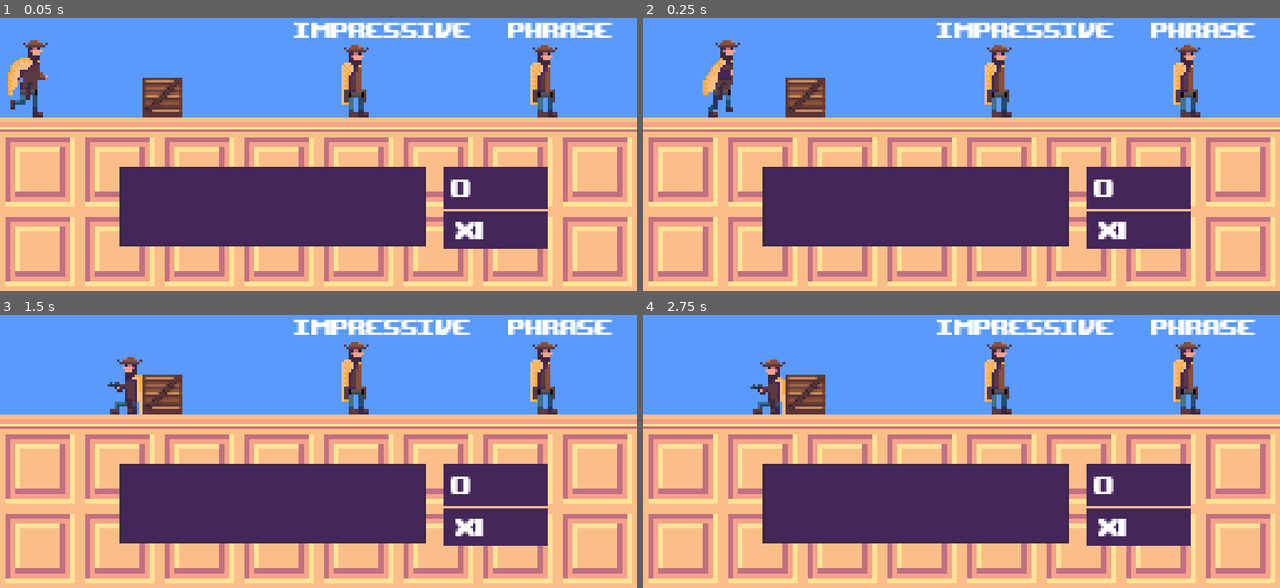
Above: before the commit, frames 1-4 (two rows, left to right).
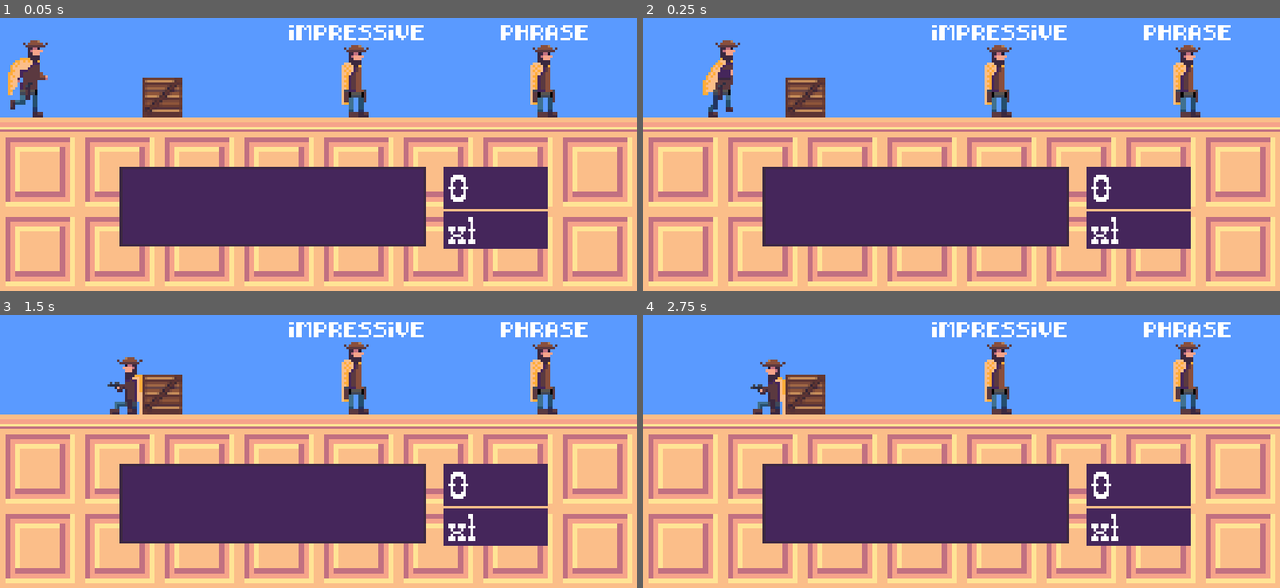
Above: after the commit, the same moments.

Repository: Paulb23/ludum_dare_41
Game: Godot game, scene res://endless_mode.tscn
Two runs of this game, one before a commit and one after it. Both use one fixed random seed, a clock stepped at 60 frames per second and the inputs below.
Inputs:
- Up to frame 1 (0.05 s): no input
- Up to frame 2 (0.25 s): no input
- Up to frame 3 (1.5 s): tap Enter at 0.5 s
- Up to frame 4 (2.75 s): no input

The runs differ from the first frame. In frame 1, 2.5% of the frame differs, in the area x 45-97%, y 1-83%; in frame 2, 2.5%; in frame 3, 2.5%; in frame 4, 2.5%.

Commit message:
better font

Diff:
--- a/ludum_dare_41/characters/cowboys/cowboy.tscn
+++ b/ludum_dare_41/characters/cowboys/cowboy.tscn
@@ -2,12 +2,12 @@
 
 [ext_resource path="res://characters/cowboys/cowboy.gd" type="Script" id=1]
 [ext_resource path="res://characters/player/player.png" type="Texture" id=2]
-[ext_resource path="res://fonts/upheavtt.ttf" type="DynamicFontData" id=3]
+[ext_resource path="res://fonts/8-bit pusab.ttf" type="DynamicFontData" id=3]
 
 [sub_resource type="DynamicFont" id=1]
 
-size = 12
-use_mipmaps = true
+size = 6
+use_mipmaps = false
 use_filter = false
 font_data = ExtResource( 3 )
 _sections_unfolded = [ "Extra Spacing", "Font", "Settings" ]
@@ -36,10 +36,10 @@
 anchor_top = 0.0
 anchor_right = 0.0
 anchor_bottom = 0.0
-margin_left = -25.0
-margin_top = -25.0
-margin_right = 38.0
-margin_bottom = -14.0
+margin_left = -43.0
+margin_top = -23.0
+margin_right = 44.0
+margin_bottom = 45.0
 rect_pivot_offset = Vector2( 0, 0 )
 rect_clip_content = false
 mouse_filter = 2
@@ -47,9 +47,9 @@
 size_flags_horizontal = 1
 size_flags_vertical = 4
 custom_fonts/font = SubResource( 1 )
-text = "Occurance"
+text = "QOD"
 align = 1
 percent_visible = 1.0
 lines_skipped = 0
 max_lines_visible = -1
-_sections_unfolded = [ "custom_fonts" ]
+_sections_unfolded = [ "Anchor", "custom_colors", "custom_fonts" ]
--- a/ludum_dare_41/typer/typer.gd
+++ b/ludum_dare_41/typer/typer.gd
@@ -41,9 +41,9 @@
 
 		word.clear()
 		word.push_color(completed_color)
-		word.add_text(current_word.substr(0, current_char))
+		word.add_text(current_word.substr(0, current_char).to_upper())
 		word.push_color(defualt_color)
-		word.add_text(current_word.substr(current_char, current_word_size))
+		word.add_text(current_word.substr(current_char, current_word_size).to_upper())
 	elif (key_pressed != null):
 		$typing_incorrect.play()
 		emit_signal("invalid_key")
@@ -64,7 +64,7 @@
 	else:
 		current_word_size = new_word.length()
 		word.push_color(defualt_color)
-		word.add_text(new_word)
+		word.add_text(new_word.to_upper())
 
 func set_points(points):
 	$points_text.text = String(points)
--- a/ludum_dare_41/typer/typer.tscn
+++ b/ludum_dare_41/typer/typer.tscn
@@ -2,21 +2,21 @@
 
 [ext_resource path="res://typer/typer.gd" type="Script" id=1]
 [ext_resource path="res://ui/type_back.png" type="Texture" id=2]
-[ext_resource path="res://fonts/upheavtt.ttf" type="DynamicFontData" id=3]
+[ext_resource path="res://fonts/Pixel Cowboy.otf" type="DynamicFontData" id=3]
 [ext_resource path="res://sfx/type.wav" type="AudioStream" id=4]
 [ext_resource path="res://sfx/type_incorrect.wav" type="AudioStream" id=5]
 
-[sub_resource type="DynamicFont" id=1]
+[sub_resource type="DynamicFont" id=3]
 
 size = 16
-use_mipmaps = true
-use_filter = true
+use_mipmaps = false
+use_filter = false
 font_data = ExtResource( 3 )
-_sections_unfolded = [ "Extra Spacing", "Font", "Settings" ]
+_sections_unfolded = [ "Font", "Settings" ]
 
 [sub_resource type="DynamicFont" id=2]
 
-size = 14
+size = 16
 use_mipmaps = true
 use_filter = false
 font_data = ExtResource( 3 )
@@ -102,29 +102,29 @@
 anchor_top = 0.0
 anchor_right = 0.0
 anchor_bottom = 0.0
-margin_left = 7.0
-margin_top = 20.0
-margin_right = 122.0
-margin_bottom = 40.0
+margin_left = 5.0
+margin_top = 19.0
+margin_right = 120.0
+margin_bottom = 42.0
 rect_pivot_offset = Vector2( 0, 0 )
 rect_clip_content = true
 mouse_filter = 0
 mouse_default_cursor_shape = 0
 size_flags_horizontal = 1
 size_flags_vertical = 1
-custom_fonts/normal_font = SubResource( 1 )
+custom_fonts/normal_font = SubResource( 3 )
 bbcode_enabled = true
 bbcode_text = ""
 visible_characters = -1
 percent_visible = 1.0
-meta_underlined = true
+meta_underlined = false
 tab_size = 4
 text = ""
 scroll_active = false
 scroll_following = false
 selection_enabled = false
 override_selected_font_color = false
-_sections_unfolded = [ "BBCode", "Margin", "custom_constants", "custom_fonts" ]
+_sections_unfolded = [ "BBCode", "Margin", "custom_colors", "custom_constants", "custom_fonts" ]
 
 [node name="points_text" type="Label" parent="." index="4"]
 
@@ -132,10 +132,10 @@
 anchor_top = 0.0
 anchor_right = 0.0
 anchor_bottom = 0.0
-margin_left = 134.0
-margin_top = 14.0
-margin_right = 174.0
-margin_bottom = 28.0
+margin_left = 133.0
+margin_top = 12.0
+margin_right = 173.0
+margin_bottom = 31.0
 rect_pivot_offset = Vector2( 0, 0 )
 rect_clip_content = false
 mouse_filter = 2
@@ -155,10 +155,10 @@
 anchor_top = 0.0
 anchor_right = 0.0
 anchor_bottom = 0.0
-margin_left = 136.0
-margin_top = 31.0
-margin_right = 176.0
-margin_bottom = 45.0
+margin_left = 133.0
+margin_top = 29.0
+margin_right = 173.0
+margin_bottom = 48.0
 rect_pivot_offset = Vector2( 0, 0 )
 rect_clip_content = false
 mouse_filter = 2
Binary file added: ludum_dare_41/fonts/8-bit pusab.ttf
Binary file added: ludum_dare_41/fonts/Pixel Cowboy.otf
Not shown, added: ludum_dare_41/fonts/README.TXT
Binary file removed: ludum_dare_41/fonts/Upheaval.fon
Not shown, removed: ludum_dare_41/fonts/upheaval.txt
Binary file removed: ludum_dare_41/fonts/upheavtt.ttf
